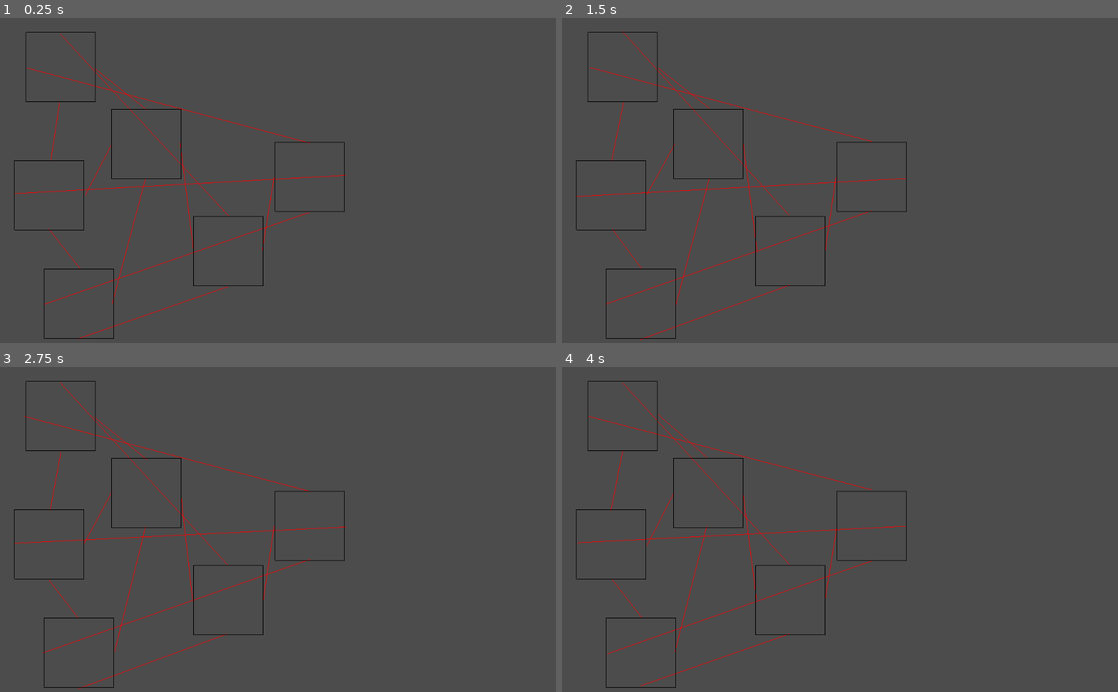
Above: before the commit, frames 1-4 (two rows, left to right).
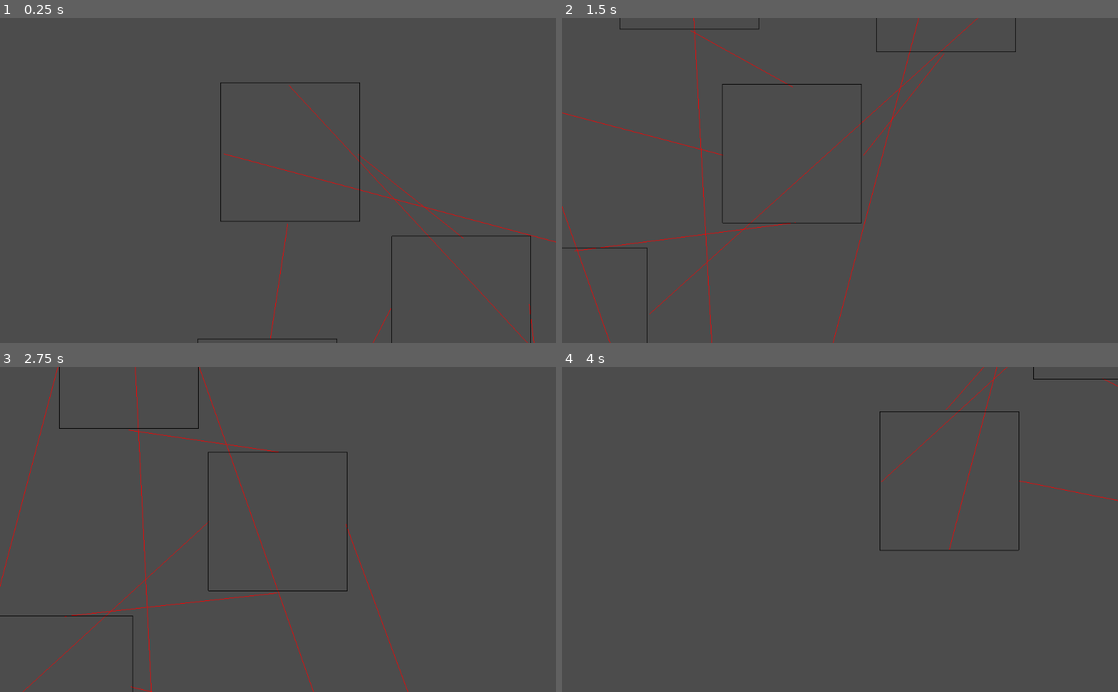
Above: after the commit, the same moments.

Repository: rmvermeulen/hyper-world
Game: Godot game, scene res://squares/CubeMap.tscn
The game is run twice, just before and just after one commit, with the same random seed, the same clock (stepped at 60 frames per second) and the same inputs.
Inputs:
- Up to frame 1 (0.25 s): no input
- Up to frame 2 (1.5 s): hold Right 0.53-1.28 s; hold Down from 1.28 s (still down)
- Up to frame 3 (2.75 s): release Down at 2.03 s; hold Right from 2.03 s (still down)
- Up to frame 4 (4 s): release Right at 2.78 s; hold Up 2.78-3.53 s; hold Left from 3.53 s (still down)

The runs differ from the first frame. In frame 1, 2.5% of the frame differs, in the area x 2-100%, y 4-100%; in frame 2, 3.0%, in the area x 0-82%, y 0-100%; in frame 3, 2.9%; in frame 4, 2.2%.

Commit message:
hyper world: Cubemap stuff

Diff:
--- a/squares/CubeMap.gd
+++ b/squares/CubeMap.gd
@@ -8,6 +8,50 @@
 	for c in get_children():
 		if c is Connector2D:
 			connectors.append(c)
+	var re = RegEx.new()
+	re.compile("\\d(\\w)")
+	for c in connectors:
+		var ms = re.search_all(c.name)
+		assert(ms.size() == 2)
+		var ta = ms[0].get_string(1)
+		var tb = ms[1].get_string(1)
+		var t = Transform2D()
+		if ta != tb:
+			match ta:
+				'N':
+					match tb:
+						'E':
+							t = t.rotated(deg2rad(90))
+						'S':
+							t = t.rotated(deg2rad(180))
+						'W':
+							t = t.rotated(deg2rad(-90))
+				'E':
+					match tb:
+						'S':
+							t = t.rotated(deg2rad(90))
+						'W':
+							t = t.rotated(deg2rad(180))
+						'N':
+							t = t.rotated(deg2rad(-90))
+				'S':
+					match tb:
+						'W':
+							t = t.rotated(deg2rad(90))
+						'N':
+							t = t.rotated(deg2rad(180))
+						'E':
+							t = t.rotated(deg2rad(-90))
+				'W':
+					match tb:
+						'N':
+							t = t.rotated(deg2rad(90))
+						'E':
+							t = t.rotated(deg2rad(180))
+						'S':
+							t = t.rotated(deg2rad(-90))
+		# assign rotated transform to connector
+		c.a_to_b = t
 
 
 func _process(_delta):
--- a/squares/CubeMap.tscn
+++ b/squares/CubeMap.tscn
@@ -1,10 +1,9 @@
-[gd_scene load_steps=6 format=2]
+[gd_scene load_steps=5 format=2]
 
 [ext_resource path="res://squares/Room.tscn" type="PackedScene" id=1]
 [ext_resource path="res://squares/Connector2D.gd" type="Script" id=2]
 [ext_resource path="res://squares/CubeMap.gd" type="Script" id=3]
 [ext_resource path="res://squares/Player.tscn" type="PackedScene" id=4]
-[ext_resource path="res://squares/Player.gd" type="Script" id=5]
 
 [node name="CubeMap" type="Node2D"]
 script = ExtResource( 3 )
@@ -132,6 +131,10 @@
 path_b = NodePath("../Room6")
 connection_b = 1
 
-[node name="Player" type="Area2D" parent="." instance=ExtResource( 4 )]
+[node name="Player" parent="." instance=ExtResource( 4 )]
 position = Vector2( 100.618, 117.112 )
-script = ExtResource( 5 )
+
+[node name="Camera2D" type="Camera2D" parent="Player"]
+rotating = true
+current = true
+zoom = Vector2( 0.5, 0.5 )
--- a/squares/Player.gd
+++ b/squares/Player.gd
@@ -15,10 +15,6 @@
 	position += delta * (input.normalized() * 100)
 
 
-func _unjump():
-	_jumping = false
-
-
 func _on_Player_body_entered(body):
 	if _jumping:
 		return
@@ -26,20 +22,27 @@
 	var side = body.name
 	prints(current_room.name, side)
 	var target = null
+	var angle = null
 	for c in get_parent().connectors:
 		if c.a == current_room && Connector2D.connection_name(c.connection_a) == side:
 			target = c.b.get_node(Connector2D.connection_name(c.connection_b))
+			angle = c.a_to_b.get_rotation()
+			break
 		if c.b == current_room && Connector2D.connection_name(c.connection_b) == side:
 			target = c.a.get_node(Connector2D.connection_name(c.connection_a))
+			angle = -1 * c.a_to_b.get_rotation()
 			break
 	assert(target)
 	prints(target.get_path())
 	_jumping = true
 	global_position = target.global_position
-	$Tween.stop_all()
-	$Tween.interpolate_callback(self, 0.1, "_unjump")
-	$Tween.start()
+	rotate(angle)
+	$TransitionTimer.start()
 
 
 func _on_Player_body_exited(body):
 	prints("exited", body.get_path())
+
+
+func _on_TransitionTimer_timeout():
+	_jumping = false
--- a/squares/Player.tscn
+++ b/squares/Player.tscn
@@ -11,6 +11,9 @@
 [node name="CollisionShape2D" type="CollisionShape2D" parent="."]
 shape = SubResource( 1 )
 
-[node name="Tween" type="Tween" parent="."]
+[node name="TransitionTimer" type="Timer" parent="."]
+wait_time = 0.1
+one_shot = true
 [connection signal="body_entered" from="." to="." method="_on_Player_body_entered"]
 [connection signal="body_exited" from="." to="." method="_on_Player_body_exited"]
+[connection signal="timeout" from="TransitionTimer" to="." method="_on_TransitionTimer_timeout"]
